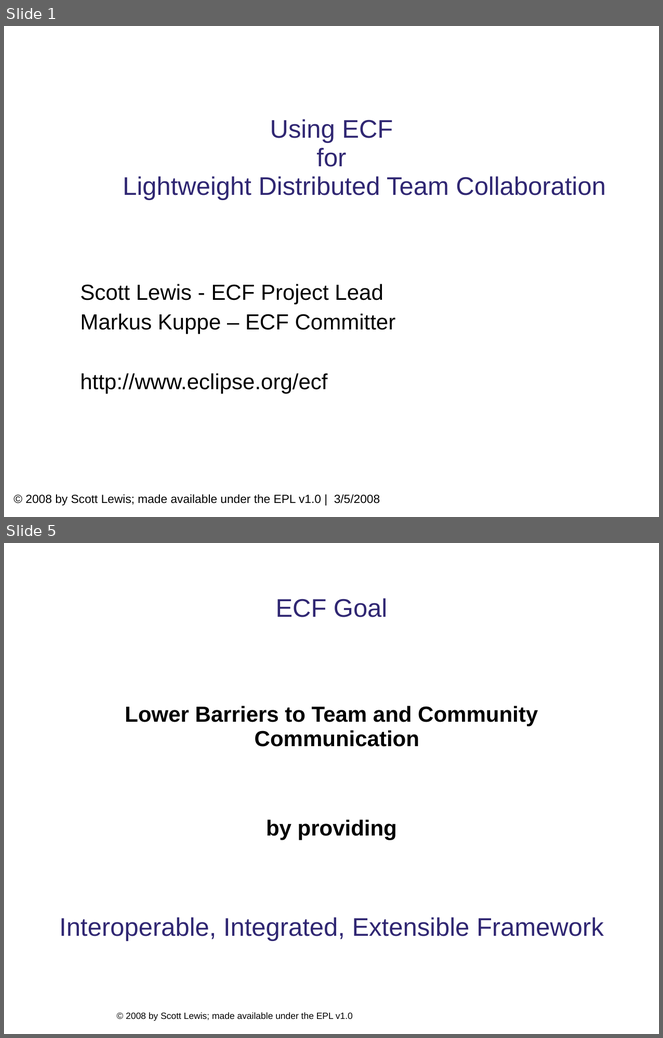
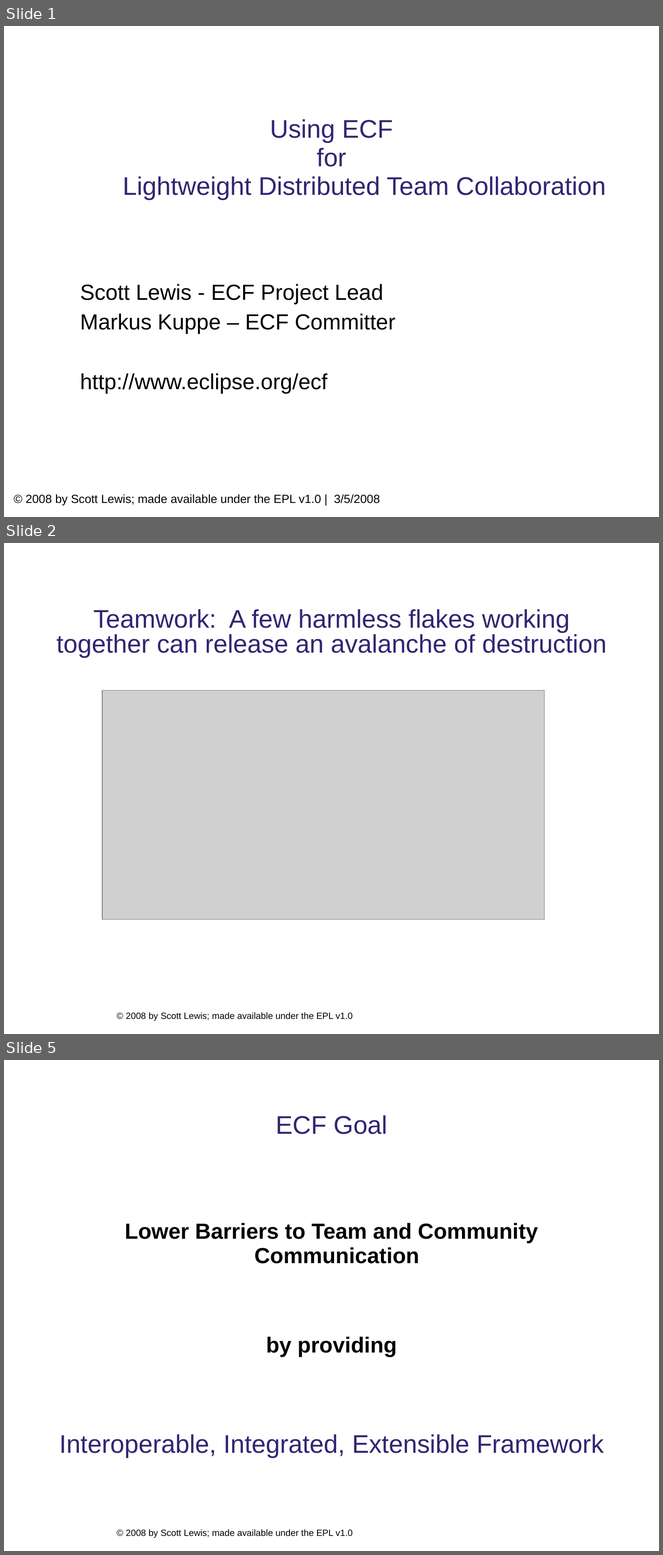
Before and after one commit to eclipse/ecf-website, a slide deck: presentations/eclipsecon2008/longtalk134/ecf_eclipsecon2008_134.ppt. Shown one above the other, each under a label of ours: slides 1 and 5 before the commit, slides 1, 2 and 5 after it; the slides between them are not shown. The pictures are 663x1038 and 663x1555 pixels, drawn with LibreOffice and Linux fonts; fonts in the diff are those of the drawing; grey boxes stand for pictures; background and template pictures are left out. Boxes give left, top, right and bottom in pixels: in the first picture for what was removed or moved away, otherwise in the second. Text is boxed around its words. In the diff, an @@ line names an element or a change of style, - is before the commit and + after.

```diff
--- a/presentations/eclipsecon2008/longtalk134/ecf_eclipsecon2008_134.ppt
+++ b/presentations/eclipsecon2008/longtalk134/ecf_eclipsecon2008_134.ppt
@@ slide 2 added at (4, 543, 659, 1034), background #FFFFFF; not listed: 1 template element that a slide beside it also shows @@
@@ text added at (57, 609, 607, 658), 28 pt, text #2F2672 @@
+Teamwork: A few harmless flakes working together can release an avalanche of destruction
@@ picture added at (102, 691, 545, 919) @@
```
Also in this commit, not shown: 6 slides changed, 2 other slides added, 7 slides removed, 1 other file.
